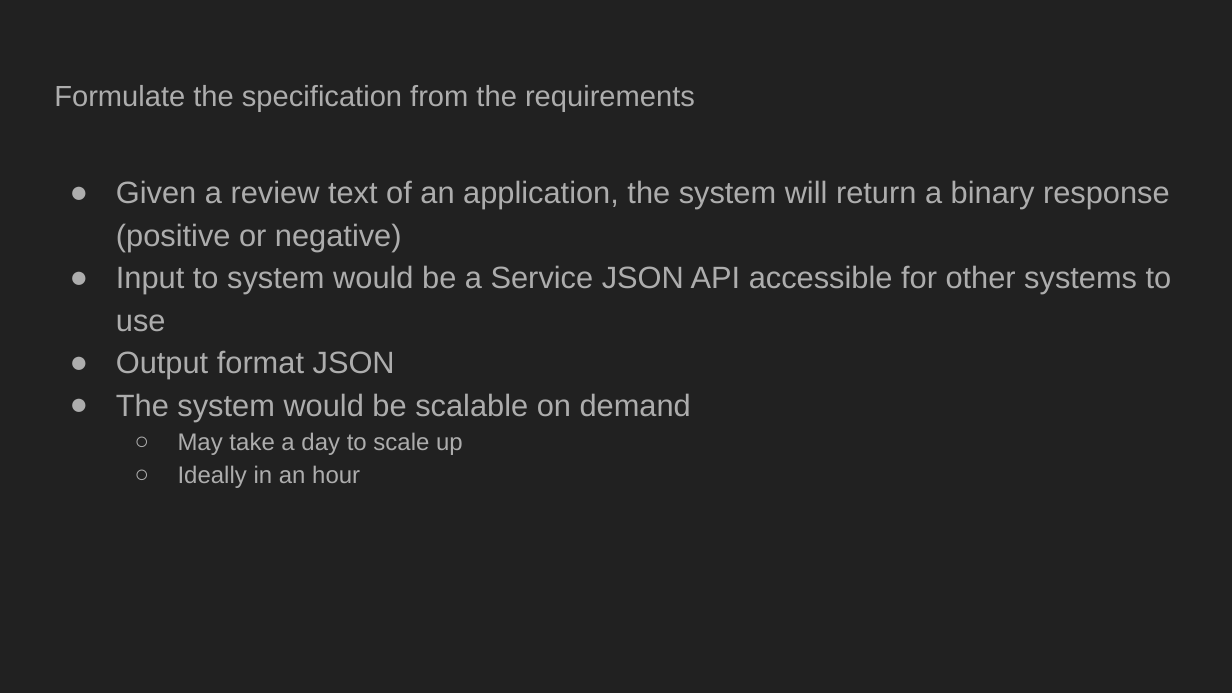
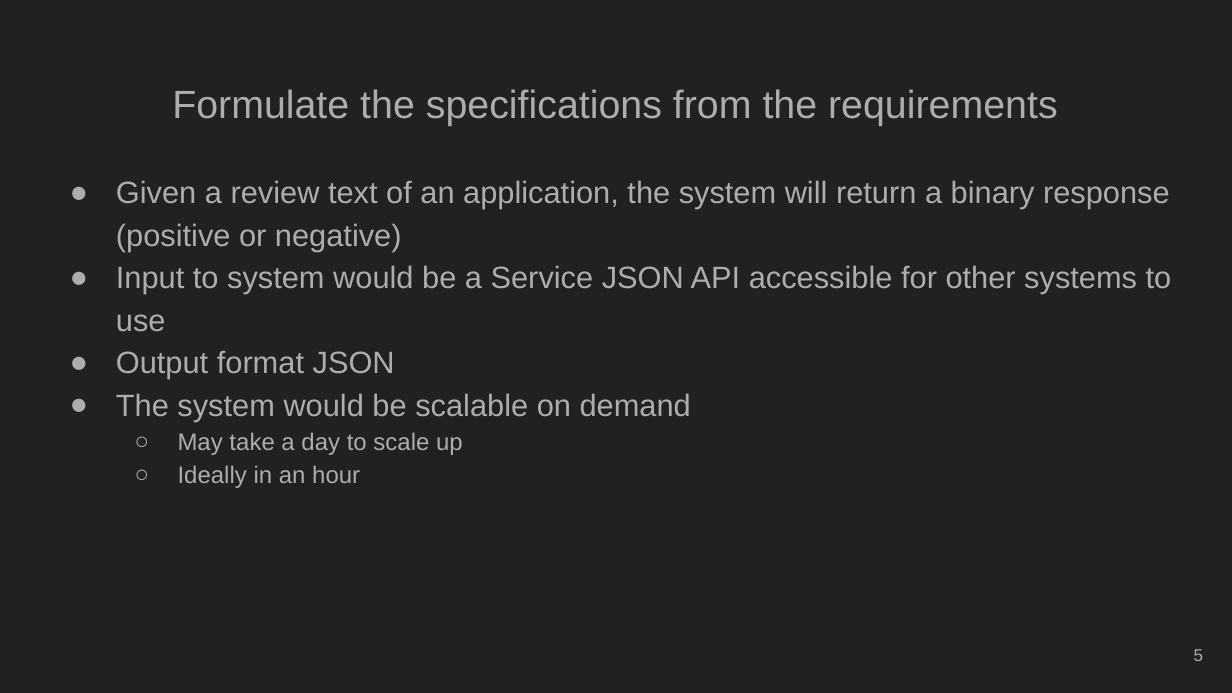
Before and after one commit to bwvidro/dsci644_team_d, a slide deck: slide 5 of Presentation/DSCI-644.pptx. Drawn at 1232x693 pixels with LibreOffice and Linux fonts; fonts in the diff are those of the drawing. Boxes give left, top, right and bottom in pixels: in the first picture for what was removed or moved away, otherwise in the second. Text is boxed around its words. In the diff, an @@ line names an element or a change of style, - is before the commit and + after.

```diff
--- a/Presentation/DSCI-644.pptx
+++ b/Presentation/DSCI-644.pptx
@@ title at (x1=172, y1=89, x2=1058, y2=126): text changed; size 17 to 23 pt @@
-Formulate the specification from the requirements
+Formulate the specifications from the requirements
@@ page number added at (x1=1194, y1=649, x2=1204, y2=661), 10 pt, text #ADADAD @@
+5
```
Also in this commit, not shown: 29 other slides changed, 4 slides added, 1 slide removed.
